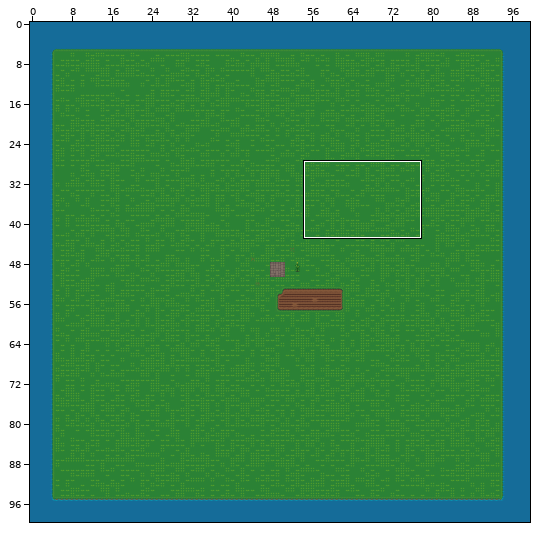
Tiled map -- picosystem/examples/tile/map.tmx. The first picture is a wide view before the edit; the outline marks the close-up.
Close-up. Before the commit:
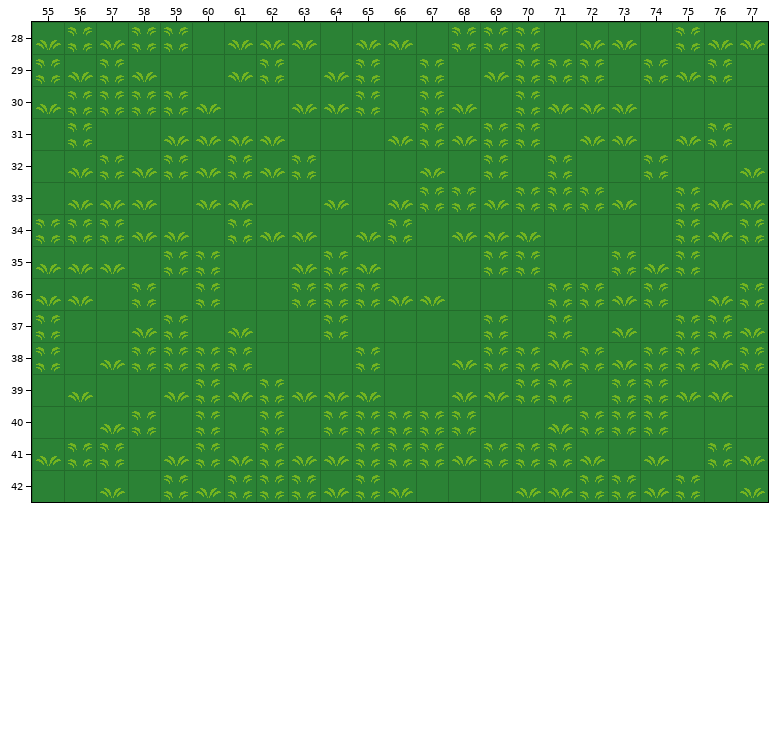
Cells are 32x32 px. Shown: x 55..77, y 28..42. The commit also changed other parts of the map, which this record leaves out.
The same view after the edit:
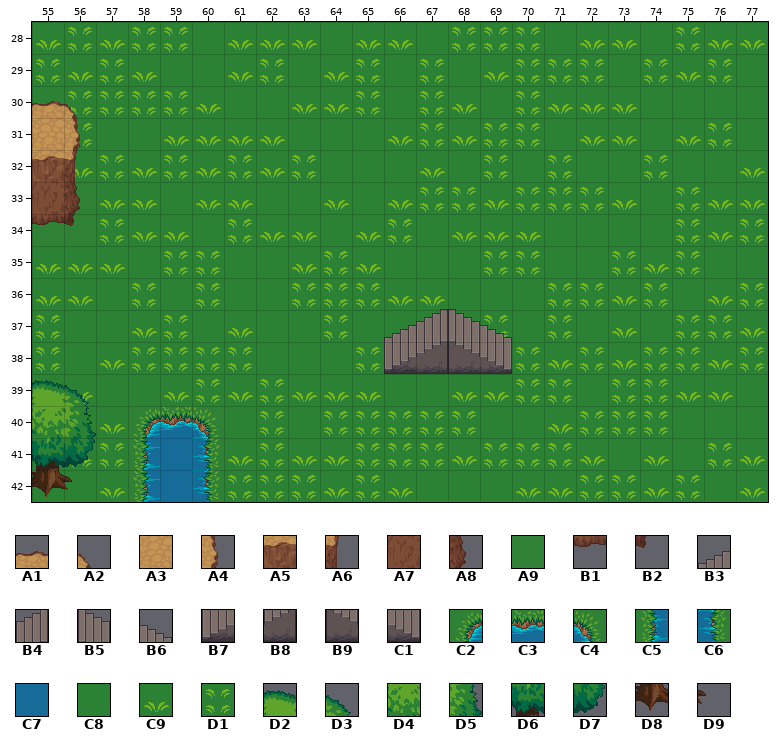
Key: from "lpc_terrain_atlas": A1 6, A2 7, A3 38, A4 39, A5 70, A6 71, A7 102, A8 103, A9 118, B1 134, B2 135, B3 252, B4 253, B5 254, B6 255, B7 284, B8 285, B9 286, C1 287, C2 358, C3 359, C4 360, C5 390, C6 392, C7 394, C8 800, C9 801, D1 802, D2 926, D3 927, D4 958, D5 959, D6 990, D7 991, D8 1022, D9 1023.
__ is an empty cell.
Author's note on the commit: tile: render overlay from map
The exact change:
Layer "Base":
y 31: x 55 C8 -> A3
y 33: x 56 C9 -> A9
y 34: x 55..56 D1 D1 -> A9 A9
y 40: x 58..60 D1 C8 D1 -> C2 C3 C4
y 41: x 58..60 C8 C9 D1 -> C5 C7 C6
y 42: x 58..60 C8 D1 C9 -> C5 C7 C6
Layer "Overlay":
y 30: x 55..56 __ __ -> A1 A2
y 31: x 56 __ -> A4
y 32: x 55..56 __ __ -> A5 A6
y 33: x 55..56 __ __ -> A7 A8
y 34: x 55..56 __ __ -> B1 B2
y 37: x 66..69 __ __ __ __ -> B3 B4 B5 B6
y 38: x 66..69 __ __ __ __ -> B7 B8 B9 C1
y 39: x 55..56 __ __ -> D2 D3
y 40: x 55..56 __ __ -> D4 D5
y 41: x 55..56 __ __ -> D6 D7
y 42: x 55..56 __ __ -> D8 D9
Where, in picture pixels (left, top, right, bottom), the same in both close-ups:
changed: (32, 101, 93, 244)
added: (384, 310, 512, 374)
added: (32, 380, 96, 497)
changed: (132, 406, 221, 502)
